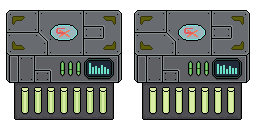
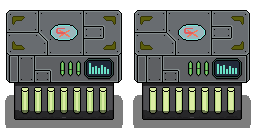
Layer changes from the first 256 × 128 image to the second:
renamed "base" to "shadow", showed it, opacity 100% → 51%, painted on it over (x1=5, y1=83, x2=251, y2=128)
